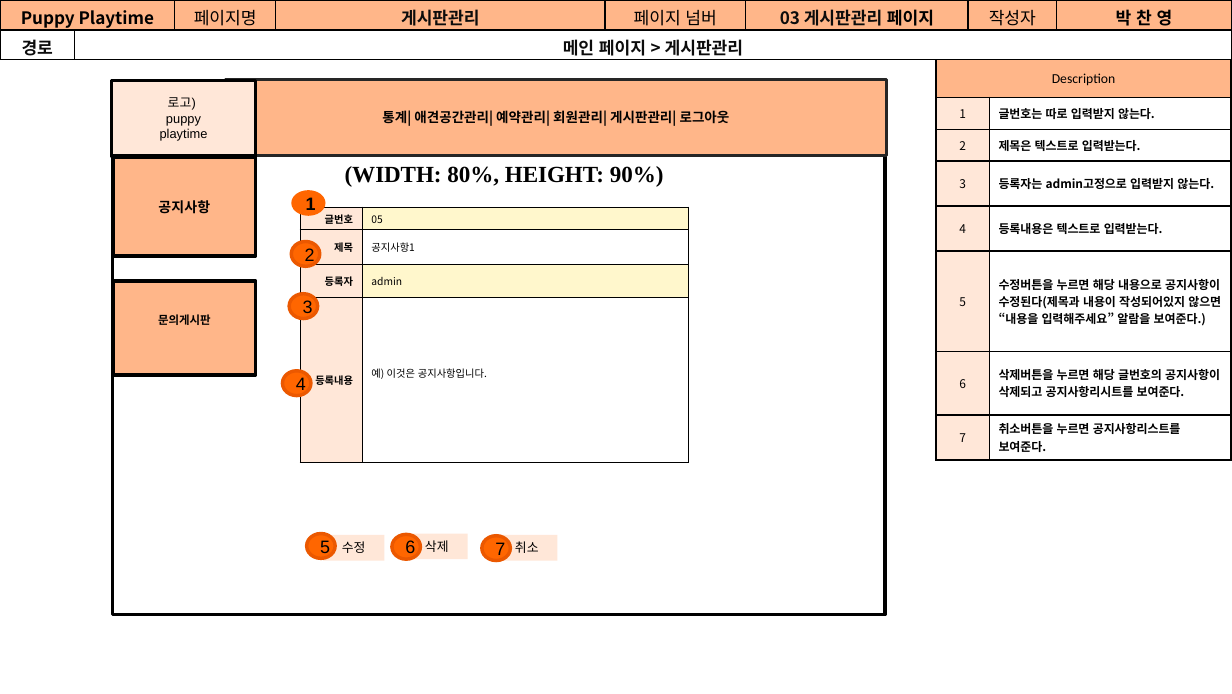
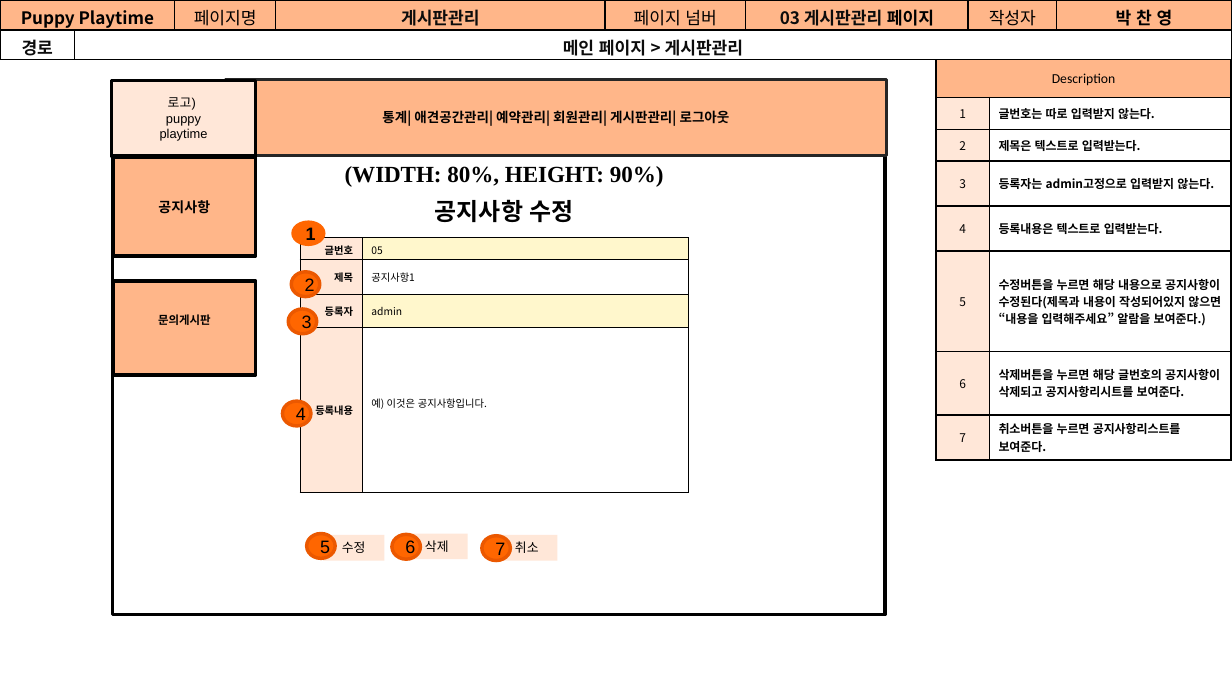
Before and after one commit to Jogging-Kim-Chaebak/PuppyPlaytime, a slide deck: slide 29 of 프로젝트 산출물/9. 스토리보드/Puppy Playtime 관리자 스토리보드.pptx. Drawn at 1232x694 pixels with LibreOffice and Linux fonts; fonts in the diff are those of the drawing. Boxes give left, top, right and bottom in pixels: in the first picture for what was removed or moved away, otherwise in the second. Text is boxed around its words. In the diff, an @@ line names an element or a change of style, - is before the commit and + after.

Commit message:
박찬영 관리자 요구사항, 스토리보드 수정 반영

```diff
--- a/프로젝트 산출물/9. 스토리보드/Puppy Playtime 관리자 스토리보드.pptx
+++ b/프로젝트 산출물/9. 스토리보드/Puppy Playtime 관리자 스토리보드.pptx
@@ text added at [435,199,574,222], 14 pt, text #000000, bold @@
+공지사항 수정
@@ 3 ellipses, 1 table: place and size @@
-3 ellipses, 1 table at [282,190,689,462]
+3 ellipses, 1 table at [282,221,689,493]
@@ ellipse "3": place and size @@
-ellipse "3" at [290,293,318,318]
+ellipse "3" at [288,309,317,334]
```
Also in this commit, not shown: 23 other slides changed, 1 slide removed, 3 other files.
